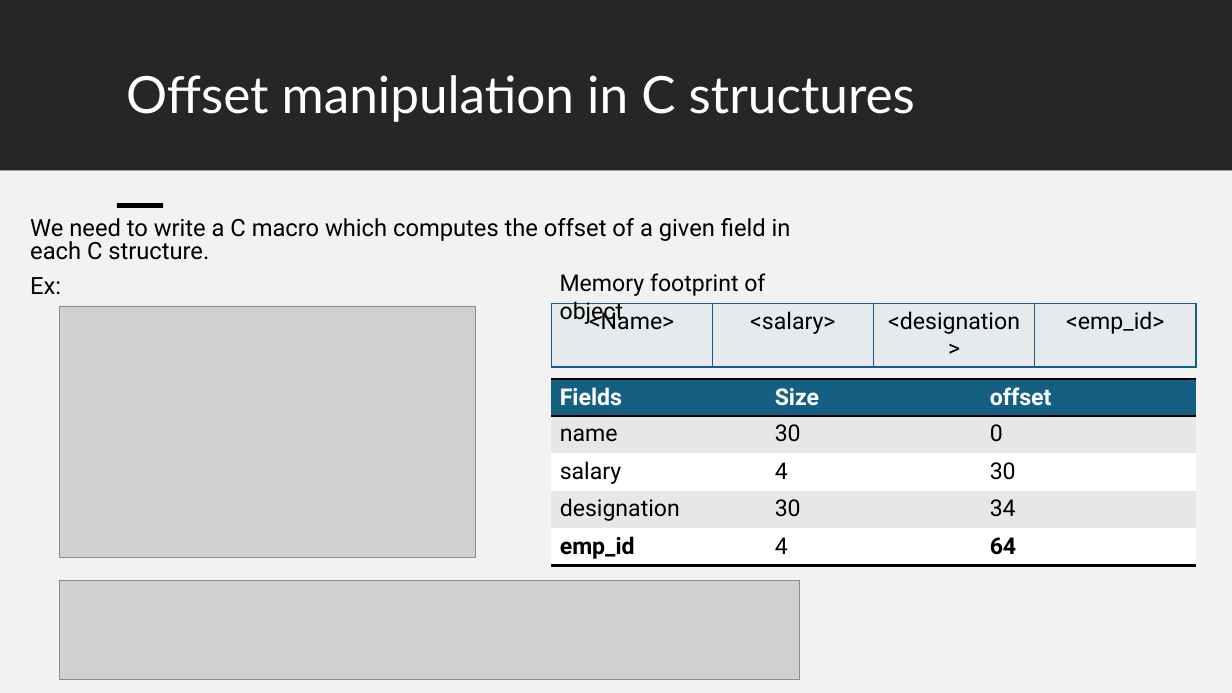
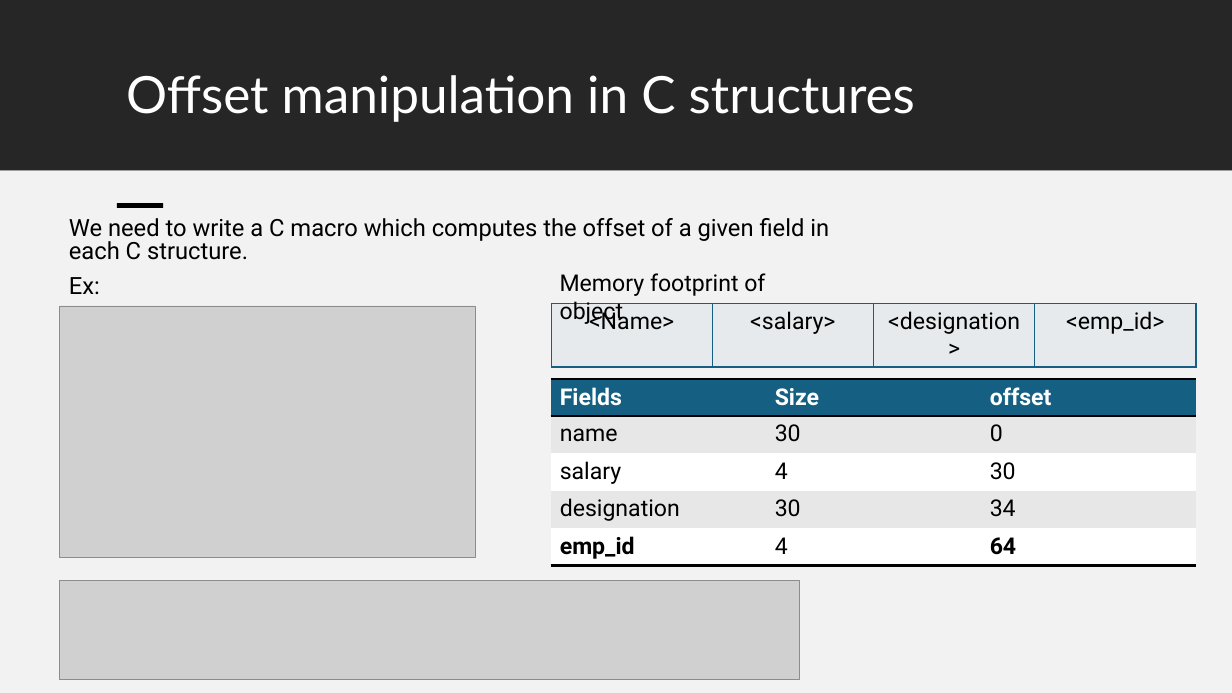
Before and after one commit to Mahmoud-Abdelraouf/STmicro-System-Programming-under-Linux, a slide deck: slide 62 of 04.Advanced/Tasks/Heap_Memory_Manager/Project_Documentation/HeapMemoryManager.pptx. Drawn at 1232x693 pixels with LibreOffice and Linux fonts; fonts in the diff are those of the drawing; grey boxes stand for pictures. Boxes give left, top, right and bottom in pixels: in the first picture for what was removed or moved away, otherwise in the second. Text is boxed around its words. In the diff, an @@ line names an element or a change of style, - is before the commit and + after.

```diff
--- a/04.Advanced/Tasks/Heap_Memory_Manager/Project_Documentation/HeapMemoryManager.pptx
+++ b/04.Advanced/Tasks/Heap_Memory_Manager/Project_Documentation/HeapMemoryManager.pptx
@@ text "We need to write a ...": place and size @@
-text "We need to write a ..." at (30,218,791,294)
+text "We need to write a ..." at (69,218,829,294)
```
Also in this commit, not shown: 1 other slide changed, 5 other files.
